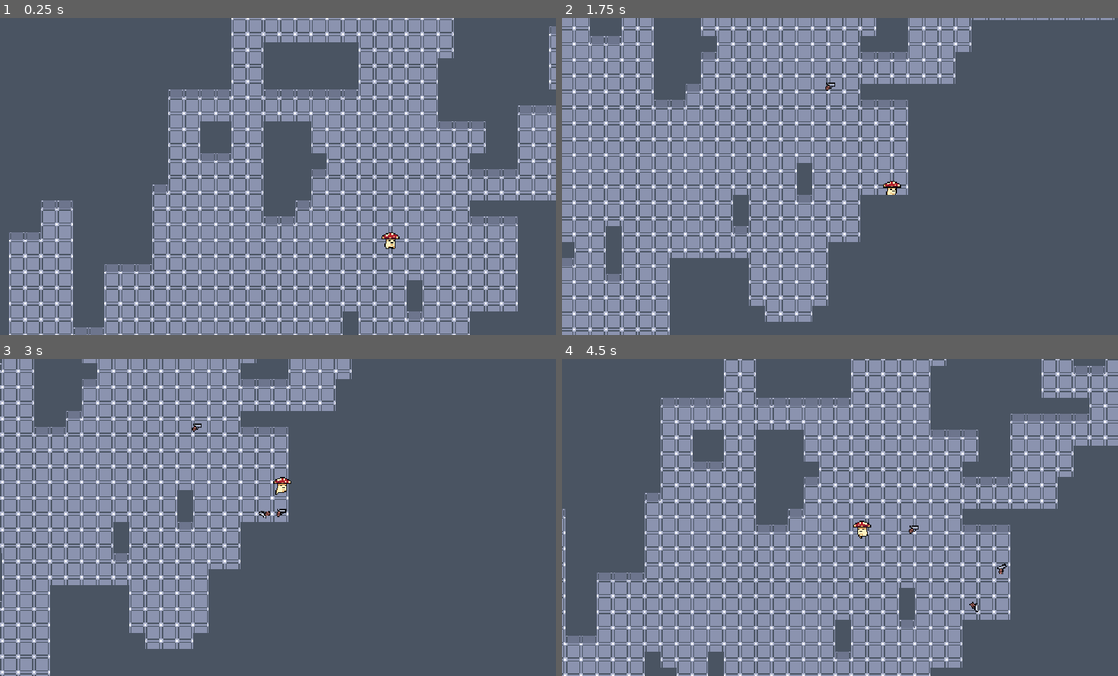
Above: before the commit, frames 1-4 (two rows, left to right).
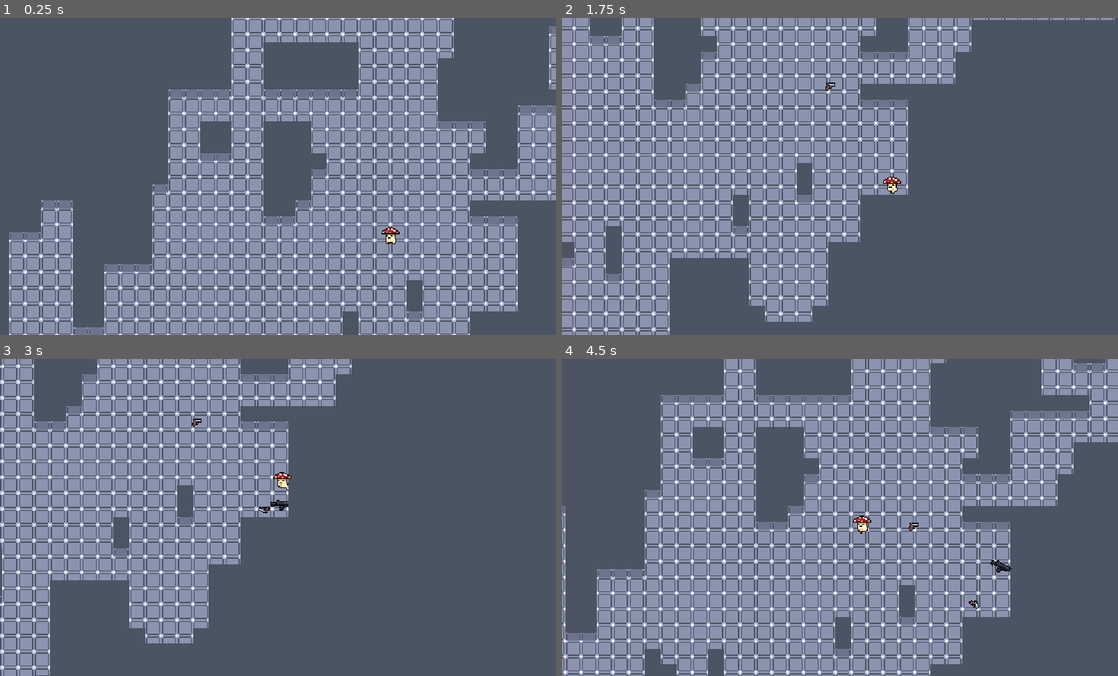
Above: after the commit, the same moments.

Repository: Hairic95/nuclear-throne-godot-clone
Game: Godot game, scene res://src/scenes/TestScene.tscn
Two runs of this game, one before a commit and one after it. Both use one fixed random seed, a clock stepped at 60 frames per second and the inputs below.
Inputs (mouse positions are in pixels of both pictures, inside the frame that each line leads up to):
- Up to frame 1 (0.25 s): no input
- Up to frame 2 (1.75 s): move the mouse to (962, 160) at 0.52 s; press the mouse at (962, 160) at 0.53 s; hold D 0.53-1.28 s; right-click (962, 160) at 0.6 s; move the mouse to (728, 192) at 1.27 s; release the mouse at (728, 192) at 1.28 s; hold S from 1.28 s (still down); click (728, 192) at 1.35 s; tap E (interact) at 1.55 s
- Up to frame 3 (3 s): move the mouse to (333, 447) at 2.02 s; release S at 2.03 s; hold D 2.03-2.78 s; tap E (interact) at 2.1 s; right-click (333, 447) at 2.3 s; move the mouse to (250, 580) at 2.77 s; hold W from 2.78 s (still down); right-click (250, 580) at 2.85 s
- Up to frame 4 (4.5 s): click (812, 580) at 3.05 s; move the mouse to (1006, 565) at 3.52 s; release W at 3.53 s; press the mouse at (1006, 565) at 3.53 s; hold A from 3.53 s (still down); tap E (interact) at 3.8, 4.35 s; move the mouse to (673, 469) at 4.27 s; release the mouse at (673, 469) at 4.28 s

The runs differ from the first frame. In frame 1, 0.1% of the frame differs, in the area x 68-72%, y 66-73%; in frame 2, 0.1%; in frame 3, 14%; in frame 4, 14%, in the area x 0-100%, y 0-100%.

Commit message:
added weapon parenting, added rifle, facing of the player, depends on mouse position

Diff:
--- a/src/entities/objects/InteractiveWeapon.gd
+++ b/src/entities/objects/InteractiveWeapon.gd
@@ -8,3 +8,6 @@
 
 func throw(direction, force):
 	apply_central_impulse(direction * force)
+
+func set_image(texture : Texture):
+	$Sprite.texture = texture
--- a/src/entities/player/Player.gd
+++ b/src/entities/player/Player.gd
@@ -10,8 +10,6 @@
 var direction_input : Vector2 = Vector2.ZERO
 
 var current_interactive_obj : InteractiveObject = null
-
-onready var current_active_weapon
 
 func _ready():
 	$AnimTree.active = true
@@ -26,10 +24,14 @@
 			direction_input.y = 1
 		if Input.is_key_pressed(KEY_A):
 			direction_input.x = -1
-			$Sprite.flip_h = true
 		if Input.is_key_pressed(KEY_D):
 			direction_input.x = 1
+
+		if get_global_mouse_position().x < global_position.x:
+			$Sprite.flip_h = true
+		if get_global_mouse_position().x > global_position.x:
 			$Sprite.flip_h = false
+
 
 		if Input.is_key_pressed(KEY_H):
 			$AnimTree.set("parameters/os_hurt/active", true)
@@ -63,6 +65,12 @@
 func add_weapon(new_weapon_reference):
 
 	var new_weapon = new_weapon_reference.instance()
+	new_weapon.set_active(true)
+	new_weapon.handle_rotatation()
+
+	for weapon in $Weapons.get_children():
+		weapon.set_active(false)
+
 	$Weapons.add_child(new_weapon)
 
 
--- a/src/entities/player/Player.tscn
+++ b/src/entities/player/Player.tscn
@@ -5,7 +5,7 @@
 [ext_resource path="res://src/entities/player/CameraHandler.gd" type="Script" id=4]
 
 [sub_resource type="RectangleShape2D" id=1]
-extents = Vector2( 6, 5 )
+extents = Vector2( 6, 4 )
 
 [sub_resource type="Animation" id=2]
 resource_name = "dead"
@@ -173,10 +173,10 @@
 script = ExtResource( 1 )
 
 [node name="CollisionShape2D" type="CollisionShape2D" parent="."]
-position = Vector2( 0, 4 )
 shape = SubResource( 1 )
 
 [node name="Sprite" type="Sprite" parent="."]
+position = Vector2( 0, -5 )
 texture = ExtResource( 2 )
 hframes = 12
 frame = 2
--- /dev/null
+++ b/src/entities/weapons/Rifle.gd
@@ -0,0 +1,24 @@
+extends Weapon
+
+
+# Declare member variables here. Examples:
+# var a = 2
+# var b = "text"
+
+
+# Called when the node enters the scene tree for the first time.
+func _ready():
+	pass # Replace with function body.
+
+func shoot():
+	$ShootEffect.pitch_scale = 0.7 + (randf() / 2 - 0.25)
+	var starting_rotation = rotation
+	$ShootEffect.play()
+	EventBus.emit_signal("create_bullet", bullet_reference.instance(), global_position, starting_rotation)
+	EventBus.emit_signal("start_screenshake", 4)
+	yield(get_tree().create_timer(.09), "timeout")
+	EventBus.emit_signal("create_bullet", bullet_reference.instance(), global_position, starting_rotation)
+	EventBus.emit_signal("start_screenshake", 6)
+	yield(get_tree().create_timer(.03), "timeout")
+	EventBus.emit_signal("create_bullet", bullet_reference.instance(), global_position, starting_rotation)
+	EventBus.emit_signal("start_screenshake", 8)
--- /dev/null
+++ b/src/entities/weapons/Rifle.tscn
@@ -0,0 +1,12 @@
+[gd_scene load_steps=4 format=2]
+
+[ext_resource path="res://src/entities/weapons/Weapon.tscn" type="PackedScene" id=1]
+[ext_resource path="res://assets/textures/weapons/rifle.png" type="Texture" id=2]
+[ext_resource path="res://src/entities/weapons/Rifle.gd" type="Script" id=3]
+
+[node name="Rifle" instance=ExtResource( 1 )]
+texture = ExtResource( 2 )
+offset = Vector2( 6, 0 )
+script = ExtResource( 3 )
+is_automatic = true
+reload_time = 0.6
--- a/src/entities/weapons/Weapon.gd
+++ b/src/entities/weapons/Weapon.gd
@@ -3,18 +3,32 @@
 
 export (String) var id = "gun"
 
+export (bool) var is_automatic = false
+
+export (float) var reload_time = 0.2
+
 export (PackedScene) var drop_weapon = preload("res://src/entities/objects/InteractiveWeapon.tscn")
 export (PackedScene) var bullet_reference = preload("res://src/entities/bullets/Bullet.tscn")
 
+var active : bool = false
+
+var is_reloading = false
+
 func _ready():
-	pass
+	$Reloading.wait_time = reload_time
 
 func _process(d):
-	if Input.is_action_just_pressed("click"):
-		$ShootEffect.pitch_scale = 0.7 + (randf() / 2 - 0.25)
-		$ShootEffect.play()
-		EventBus.emit_signal("create_bullet", bullet_reference.instance(), global_position, rotation)
-		EventBus.emit_signal("start_screenshake", 10)
+	if active:
+		if is_automatic:
+			if Input.is_action_pressed("click") and !is_reloading:
+				shoot()
+				is_reloading = true
+				$Reloading.start()
+		else:
+			if Input.is_action_just_pressed("click") and !is_reloading:
+				shoot()
+				is_reloading = true
+				$Reloading.start()
 	handle_rotatation()
 
 
@@ -27,3 +41,17 @@
 		flip_v = false
 	else:
 		flip_v = true
+
+func set_active(value):
+	active = value
+	visible = value
+
+func shoot():
+	$ShootEffect.pitch_scale = 0.7 + (randf() / 2 - 0.25)
+	$ShootEffect.play()
+	EventBus.emit_signal("create_bullet", bullet_reference.instance(), global_position, rotation)
+	EventBus.emit_signal("start_screenshake", 10)
+
+
+func _on_Reloading_timeout():
+	is_reloading = false
--- a/src/entities/weapons/Weapon.tscn
+++ b/src/entities/weapons/Weapon.tscn
@@ -9,8 +9,9 @@
 offset = Vector2( 7, 0 )
 script = ExtResource( 3 )
 
-[node name="BulletSpawn" type="Position2D" parent="."]
-position = Vector2( 8, -2 )
-
 [node name="ShootEffect" type="AudioStreamPlayer2D" parent="."]
 stream = ExtResource( 1 )
+
+[node name="Reloading" type="Timer" parent="."]
+one_shot = true
+[connection signal="timeout" from="Reloading" to="." method="_on_Reloading_timeout"]
--- a/src/scenes/TestScene.gd
+++ b/src/scenes/TestScene.gd
@@ -35,6 +35,11 @@
 
 func test_throw_weapon(direction):
 	var new_thrown_weapon = load("res://src/entities/objects/InteractiveWeapon.tscn").instance()
+
+	if randi()%2 == 0:
+		new_thrown_weapon.set_image(load("res://assets/textures/weapons/rifle.png"))
+		new_thrown_weapon.weapon_at_pickup = load("res://src/entities/weapons/Rifle.tscn")
+
 	new_thrown_weapon.global_position = $YSortable/Entities/Player.global_position
 	$YSortable/Entities.add_child(new_thrown_weapon)
 	new_thrown_weapon.throw(direction, 420)
Binary file added: assets/textures/weapons/rifle.png
Not shown, added: assets/textures/weapons/rifle.png.import
Binary file added: assets/textures/weapons/shotgun.png
Not shown, added: assets/textures/weapons/shotgun.png.import
Not shown, added: assets/textures/weapons/rifle.png~
